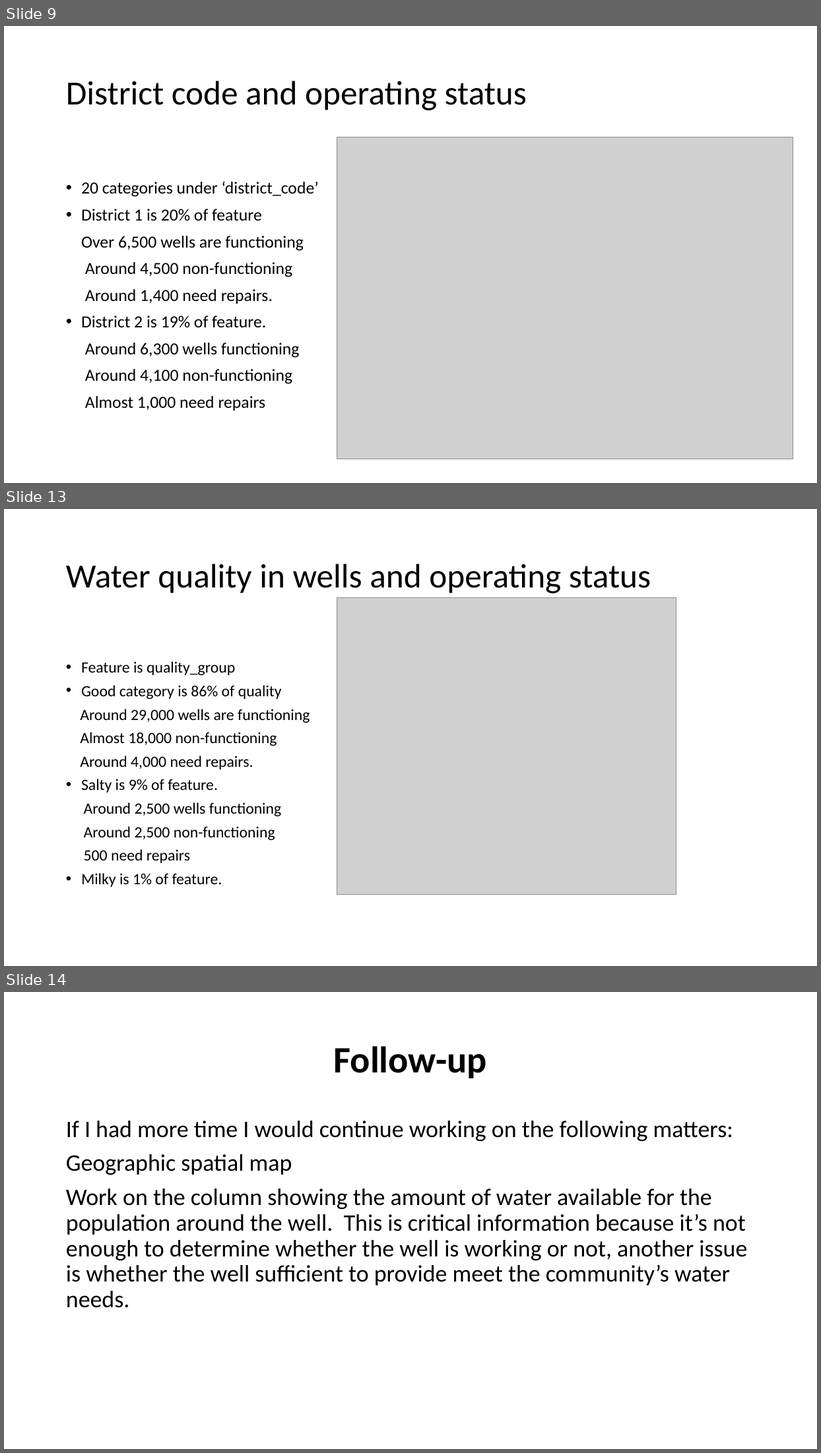
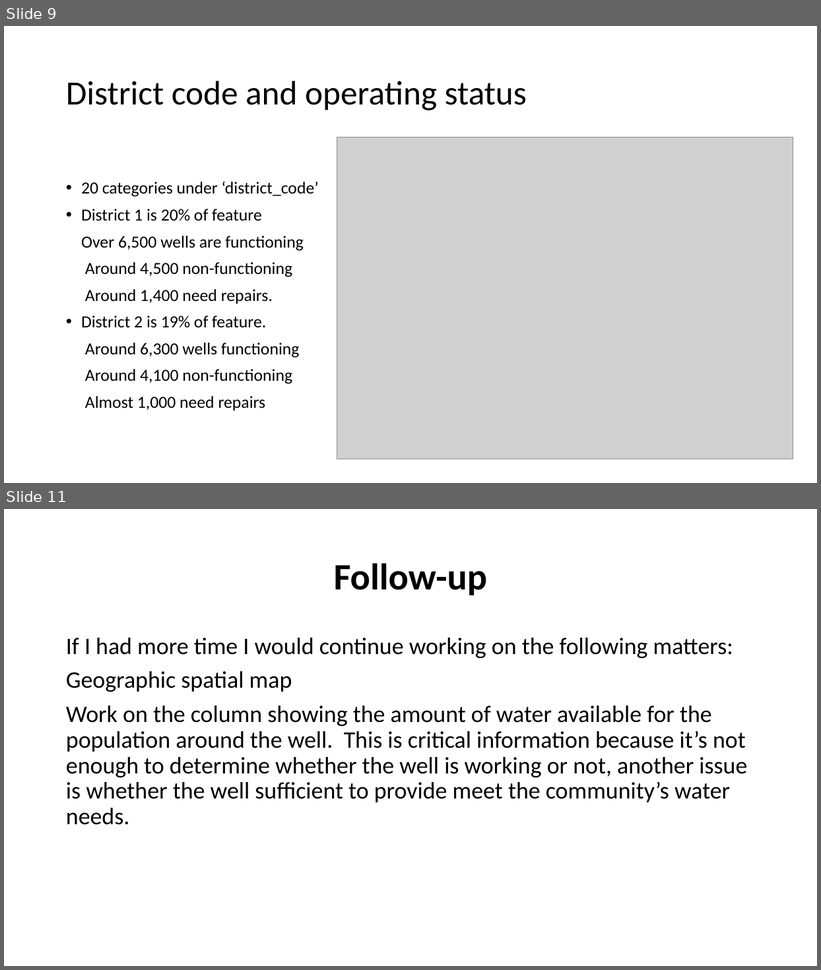
Before and after one commit to davidrtorres/Model-3-Tanzania-Water-Crisis, a slide deck: Presentation1.pptx. Shown one above the other, each under a label of ours: slides 9, 13 and 14 before the commit, slides 9 and 11 after it; the slides between them are not shown. The pictures are 821x1453 and 821x970 pixels, drawn with LibreOffice and Linux fonts; fonts in the diff are those of the drawing; grey boxes stand for pictures. Boxes give left, top, right and bottom in pixels: in the first picture for what was removed or moved away, otherwise in the second. Text is boxed around its words. In the diff, an @@ line names an element or a change of style, - is before the commit and + after.

```diff
--- a/Presentation1.pptx
+++ b/Presentation1.pptx
@@ slide 13 removed at box(4, 509, 817, 966), background #FFFFFF @@
@@ title removed at box(66, 564, 651, 593) @@
-Water quality in wells and operating status
@@ picture removed at box(337, 598, 677, 895) @@
@@ text removed at box(80, 661, 310, 887) @@
-• Feature is quality_group
-• Good category is 86% of quality
-Around 29,000 wells are functioning
-Almost 18,000 non-functioning
-Around 4,000 need repairs.
-• Salty is 9% of feature.
-Around 2,500 wells functioning
-Around 2,500 non-functioning
-500 need repairs
-• Milky is 1% of feature.
@@ what was slide 14 is now slide 11 @@
```
Also in this commit, not shown: 4 slides changed, 2 other slides removed, 3 other files.
